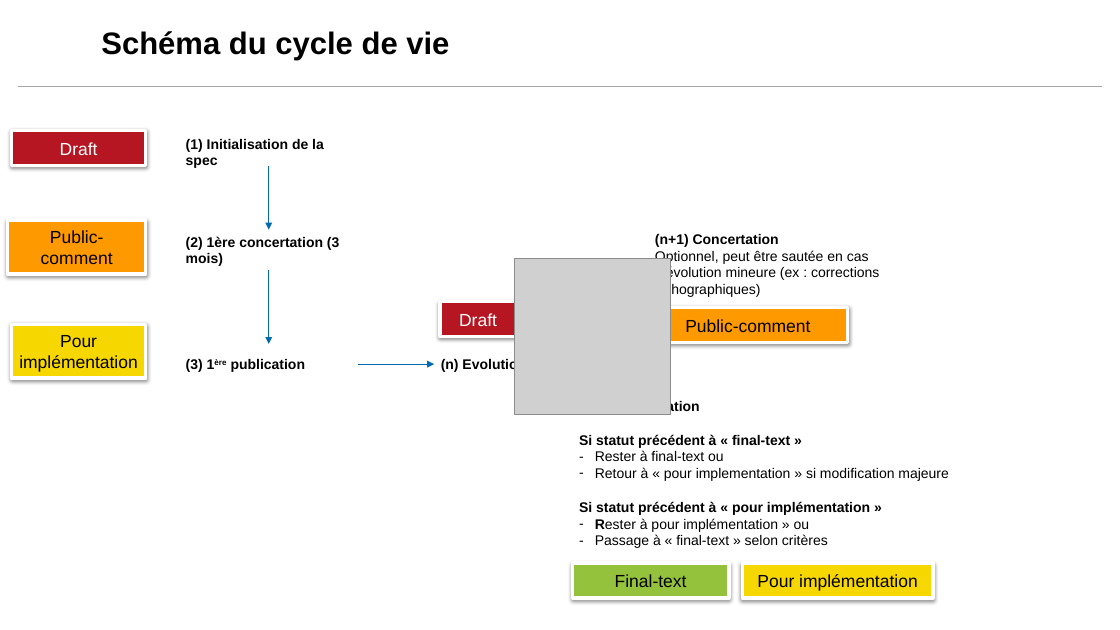
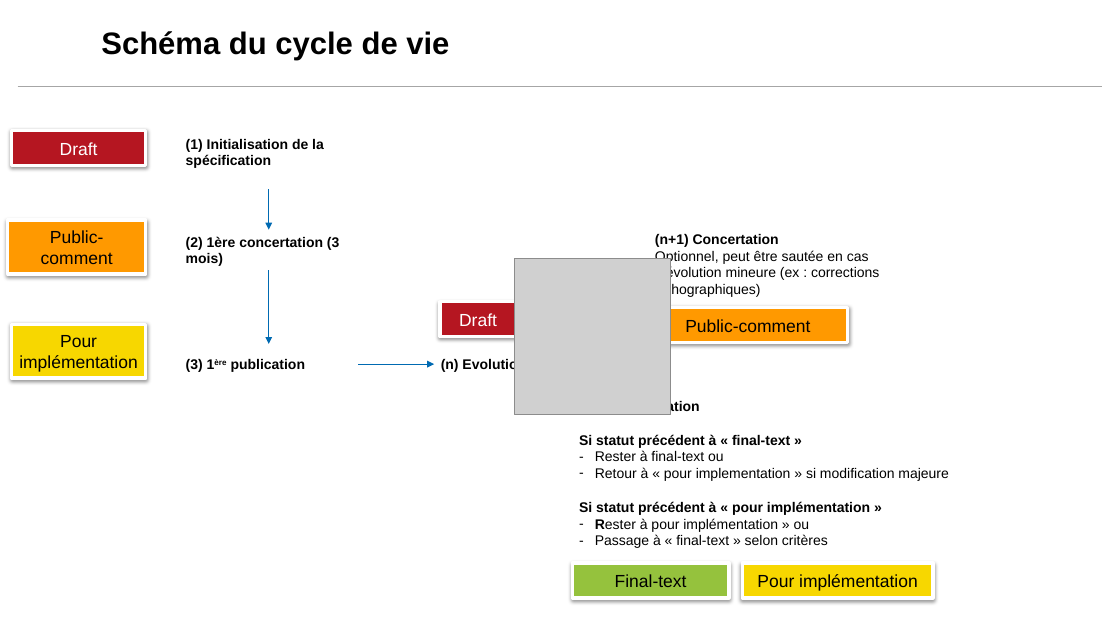
Before and after one commit to nriss/documentation-doctrine, a slide deck: slide 2 of docs/assets/docs/schema-cycle-de-vie.pptx. Drawn at 1120x630 pixels with LibreOffice and Linux fonts; fonts in the diff are those of the drawing; grey boxes stand for pictures; background and template pictures are left out. Boxes give left, top, right and bottom in pixels: in the first picture for what was removed or moved away, otherwise in the second. Text is boxed around its words. In the diff, an @@ line names an element or a change of style, - is before the commit and + after.

```diff
--- a/docs/assets/docs/schema-cycle-de-vie.pptx
+++ b/docs/assets/docs/schema-cycle-de-vie.pptx
@@ text at <box>186,139,324,168</box>: text changed @@
-(1) Initialisation de la spec
+(1) Initialisation de la spécification
@@ arrow moved from (269, 166) - (269, 229) to (269, 189) - (269, 229) @@
```
Also in this commit, not shown: 1 other file.
